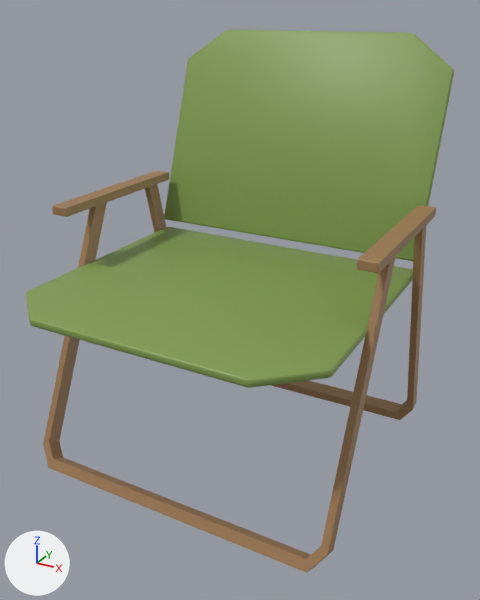
An edit to the Blender file blender_stuff/Static/Chair_Bevel.blend, drawn before and after from the same camera.
The view is the same before and after, from a 50 mm camera at (1.88, -3.46, 1.31) aimed at (0.06, -0.15, -0.35). Arrows for +X, +Y and +Z are at lower left; the lights stay in place. The first picture is the older version.

The first picture shows 'Frame', 'Sit'.
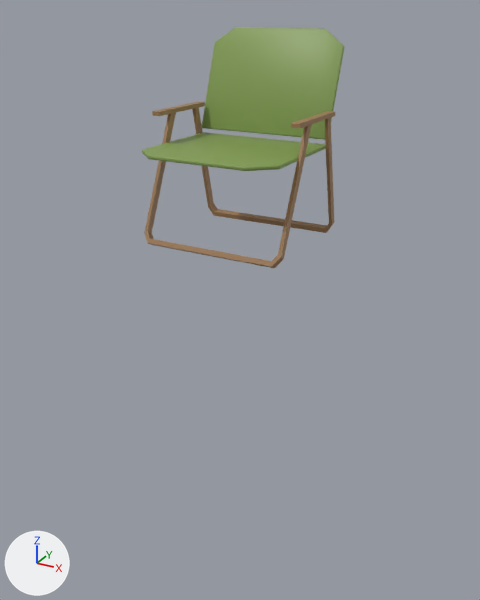
What differs and where, as boxes (x1, y1, x2, y2) in the pictures (480 x 600 px; the box of a moved part takes in the faces that stretch with it):
'Sit', deleted (green)
    before: (26, 30, 454, 388)
'Frame', reshaped, moved, rescaled (48% narrower, 40% shorter)
    before: (43, 171, 436, 573)
    after: (142, 27, 344, 268)
part 1 of me_plane_005, moved or reshaped
    before: (357, 205, 436, 273)
    after: (291, 111, 335, 128)
part 2 of me_plane_005, moved or reshaped
    before: (145, 184, 426, 420)
    after: (192, 107, 334, 233)
part 3 of me_plane_005, moved or reshaped
    before: (52, 171, 169, 217)
    after: (152, 102, 205, 116)
part 4 of me_plane_005, added (green)
    after: (202, 27, 344, 140)
part 5 of me_plane_005, added (green)
    after: (142, 132, 326, 171)
part 6 of me_plane_005, moved or reshaped
    before: (43, 202, 396, 573)
    after: (144, 113, 312, 268)

The change, as a list of edits to the scene's bpy script:
```text
Change me_plane_005:
    used by ob_frame; location = (0.977, 0.0, 0.15); scale = (0.055, 0.55, 0.55)
    remove me_plane_005.from_pydata(...)  # 176 vertices, 184 faces; spans x -36.5..1.0, y -1.8..1.6, z -3.0..0.1
    add me_plane_005.from_pydata(...)  # 344 vertices, 344 faces; spans x -0.5..0.5, y -0.5..0.5, z 0.0..1.2
    me_plane_005 part 1: the loose piece of 24 vertices spanning x -1.0..1.0, y -1.0..1.0, z 0.0..0.1 is scaled about its middle by (0.0248, 0.248, 0.247), then moved by (0.4, 0.0, 0.7)
    me_plane_005 part 2: the loose piece of 64 vertices spanning x -36.0..0.5, y 0.6..1.6, z -3.0..0.1 is scaled about its middle by (0.0248, 0.248, 0.248), then moved by (17.8, -0.8, 1.8)
    me_plane_005 part 3: the loose piece of 24 vertices spanning x -36.5..-34.5, y -1.0..1.0, z 0.0..0.1 is scaled about its middle by (0.0248, 0.248, 0.247), then moved by (35.1, 0.0, 0.7)
    me_plane_005 part 4: a new loose piece of 84 vertices spanning x -0.4..0.4, y 0.2..0.5, z 0.6..1.2, in mat_canvas (green #829c51)
    me_plane_005 part 5: a new loose piece of 84 vertices spanning x -0.4..0.4, y -0.5..0.2, z 0.6, in mat_canvas (green #829c51)
    me_plane_005 part 6
    60 vertices are removed from x -36.0..0.4, y -1.8..-0.2, z -3.0..0.1
    66 faces are deleted
    49 vertices are added at x -0.4..0.5, y -0.4..0.0, z 0.0..0.8
    11 new vertices lie (0.0, 0.3, 0.7) away from vertices in x -0.4..0.4, y -0.4, z 0.1
    66 new faces join them, mat_frame (brown #9f7a53)
    add me_plane_005.materials.append(mat_canvas)  # green #829c51
Remove ob_sit:
    ob_sit = bpy.data.objects.new('Sit', me_plane_004)
    ob_sit.location = (0.0, 0.734, 0.523)
    ob_sit.rotation_euler = (-1.915, 0.0, 0.0)  # degrees (-110, 0, 0)
    ob_sit.scale = (0.961, 0.701, 0.931)
Change ob_frame:
    ob_frame.scale: (0.055, 0.55, 0.55) -> (1.0, 1.0, 1.0)
    ob_frame.location: (0.977, 0.0, 0.15) -> (0.0, 0.0, 0.0)
```
